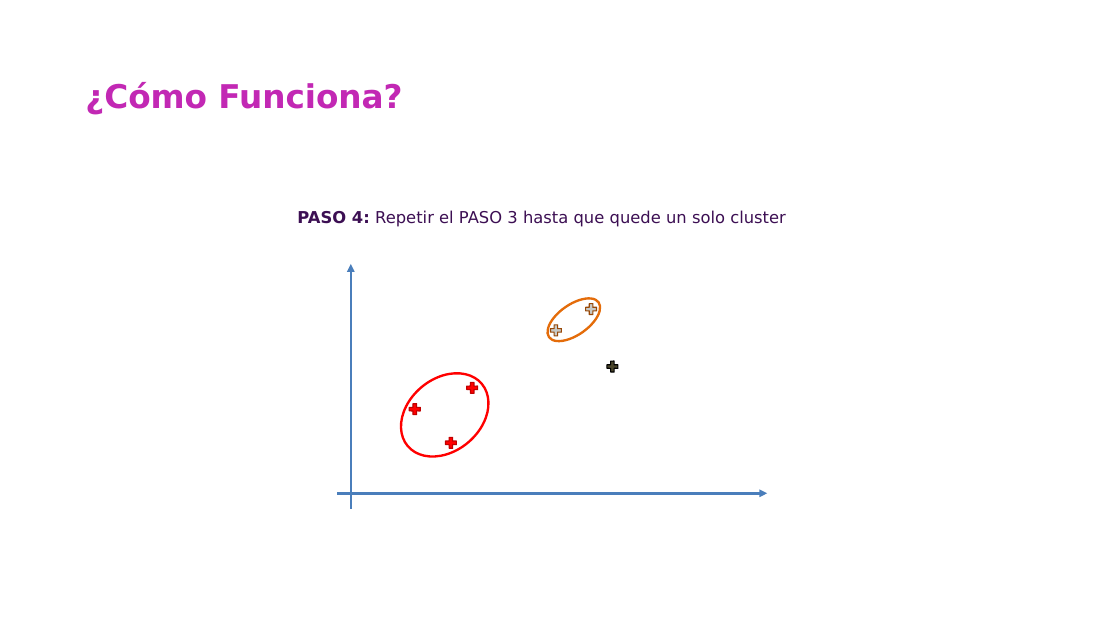
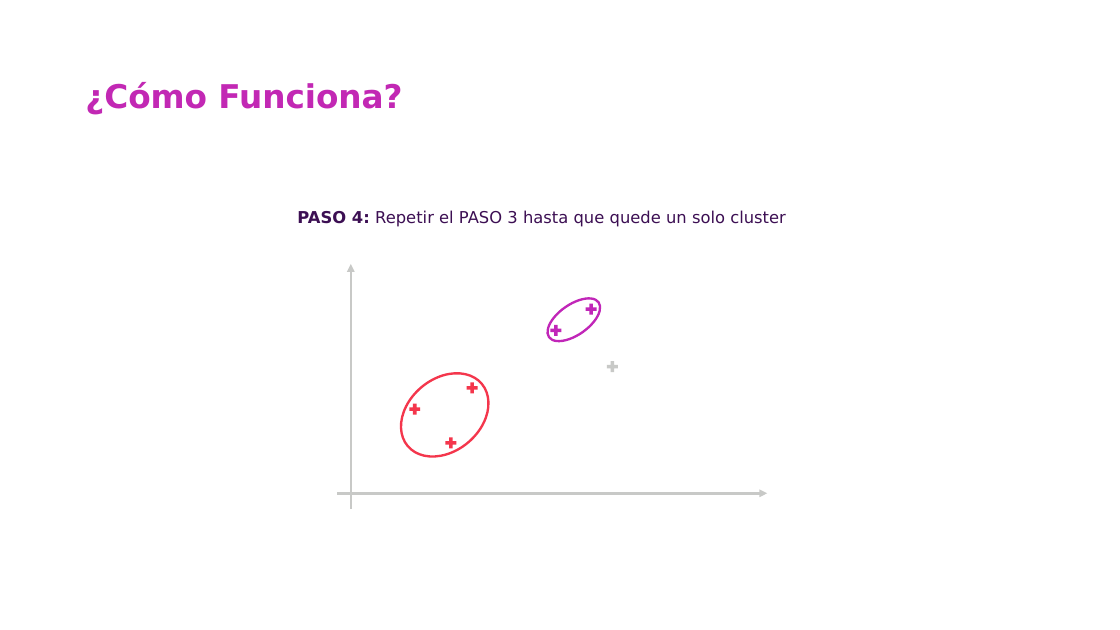
Before and after one commit to csameshiman/Axity_Curso_ML_2023, a slide deck: slide 13 of Diapositivas/Parte 04.Clustering/04_02_Hierarchical_Clustering.pptx (slide 14 before the commit). Drawn at 1120x630 pixels with LibreOffice and Linux fonts; fonts in the diff are those of the drawing; background and template pictures are left out. Boxes give left, top, right and bottom in pixels: in the first picture for what was removed or moved away, otherwise in the second. Text is boxed around its words. In the diff, an @@ line names an element or a change of style, - is before the commit and + after.

```diff
--- a/Diapositivas/Parte 04.Clustering/04_02_Hierarchical_Clustering.pptx
+++ b/Diapositivas/Parte 04.Clustering/04_02_Hierarchical_Clustering.pptx
@@ arrow (351, 509) - (351, 264): stroke #4A7EBB 2.25 pt to #C8C9C7 2.25 pt @@
@@ ellipse at (x1=540, y1=290, x2=607, y2=350): outline #E46C0A 2 pt to #C126B8 2 pt @@
@@ freeform shape at (x1=549, y1=323, x2=563, y2=337): fill #C7C9C6 to #C126B8; outline #984807 1 pt to none @@
@@ freeform shape at (x1=584, y1=302, x2=599, y2=316): fill #C7C9C6 to #C126B8; outline #984807 1 pt to none @@
@@ ellipse at (x1=384, y1=356, x2=505, y2=473): outline #FF0000 2 pt to #F4364C 2 pt @@
@@ freeform shape at (x1=605, y1=359, x2=620, y2=373): fill #4A452A to #C8C9C7; outline #000000 1 pt to none @@
@@ fill #FF0000 to #F4364C; outline #C00000 1 pt to none in 3 elements at (x1=408, y1=402, x2=422, y2=416), (x1=444, y1=436, x2=458, y2=450), (x1=465, y1=381, x2=479, y2=395) @@
@@ arrow (338, 493) - (767, 493): stroke #4A7EBB 2.25 pt to #C8C9C7 2.25 pt @@
```
Also in this commit, not shown: 10 other slides changed, 5 slides removed.
